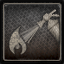
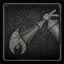
Revision of a layered (64, 64) image; what changed, layer by layer:
showed "03 hue" over [0, 0, 64, 64]
showed "03", opacity 72% → 46% over [0, 0, 64, 64]
